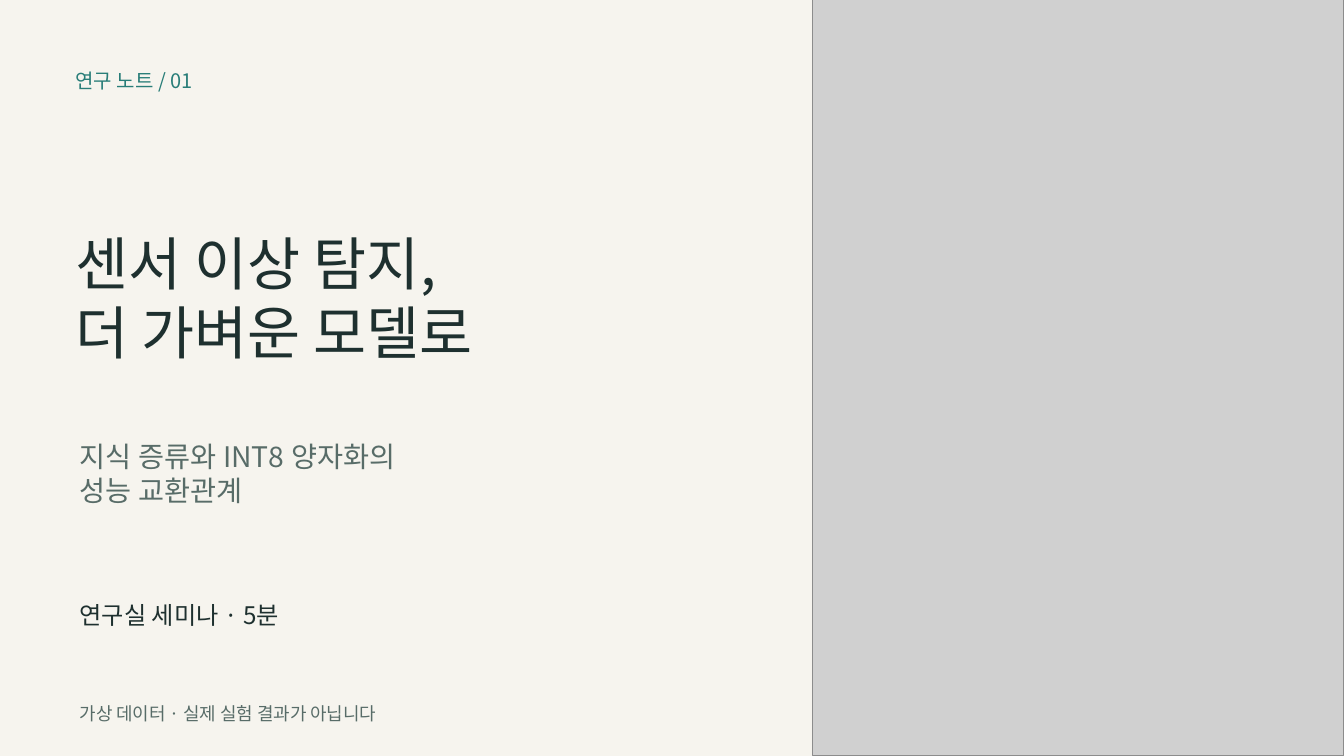
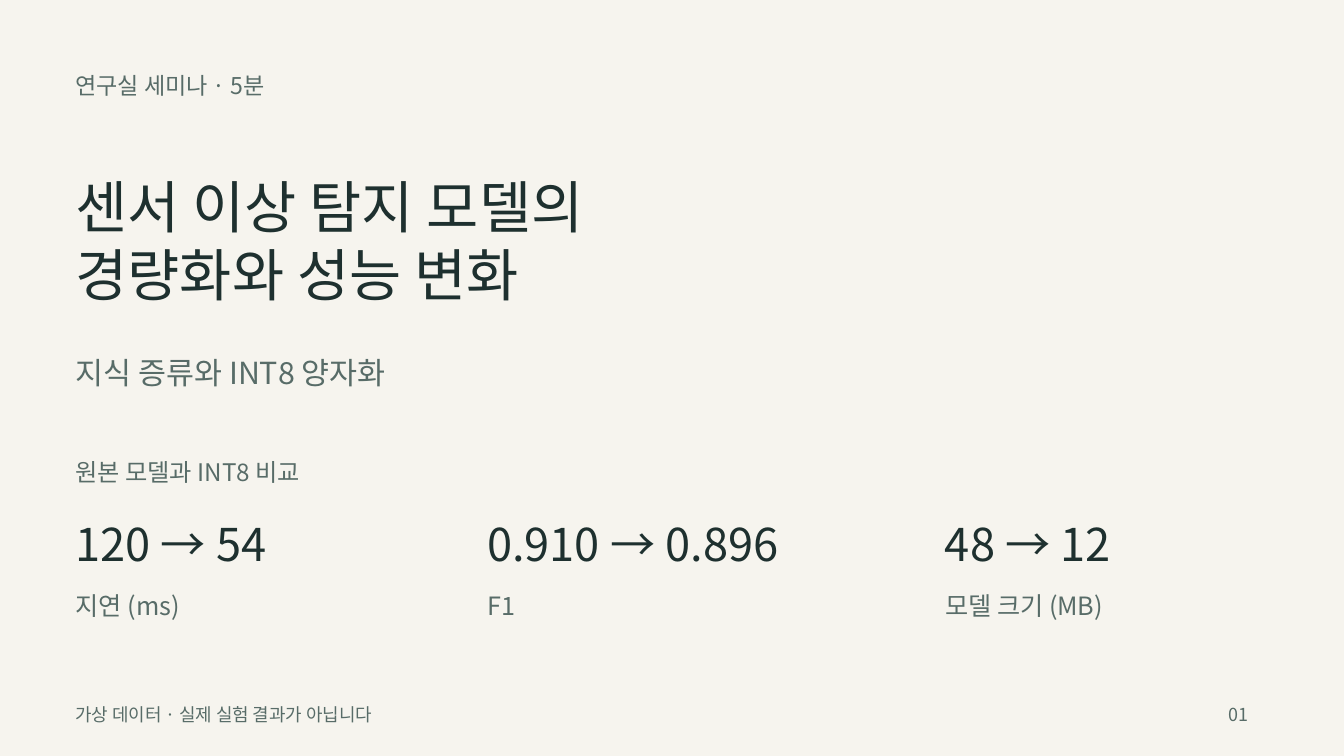
Before and after one commit to ChihyunAhn0309/ppt-art-director, a slide deck: slide 1 of examples/research-seminar/static-ko.pptx. Drawn at 1344x756 pixels with LibreOffice and Linux fonts; fonts in the diff are those of the drawing; grey boxes stand for pictures. Boxes give left, top, right and bottom in pixels: in the first picture for what was removed or moved away, otherwise in the second. Text is boxed around its words. In the diff, an @@ line names an element or a change of style, - is before the commit and + after.

```diff
--- a/examples/research-seminar/static-ko.pptx
+++ b/examples/research-seminar/static-ko.pptx
@@ picture removed at [813,0,1344,756] @@
@@ text "연구실 세미나 · 5분": place and size @@
-text "연구실 세미나 · 5분" at [80,604,279,626]
+text "연구실 세미나 · 5분" at [76,75,265,96]
@@ text "연구실 세미나 · 5분" at [76,75,265,96]: size 17.2 to 16.5 pt, text colour #1E302F to #586C68 @@
@@ text removed at [76,71,192,90] @@
-연구 노트 / 01
@@ text at [76,181,584,301]: text changed; size 41.2 to 40.5 pt @@
-센서 이상 탐지,
-더 가벼운 모델로
+센서 이상 탐지 모델의
+경량화와 성능 변화
@@ text added at [76,359,386,387], 21.8 pt, text #586C68 @@
+지식 증류와 INT8 양자화
@@ text at [76,461,300,483]: text changed; size 20.2 to 17.2 pt @@
-지식 증류와 INT8 양자화의
-성능 교환관계
+원본 모델과 INT8 비교
@@ text added at [76,527,266,562], 32.2 pt, text #1E302F @@
+120 → 54
@@ text added at [487,527,779,562], 32.2 pt, text #1E302F @@
+0.910 → 0.896
@@ text added at [945,527,1111,562], 32.2 pt, text #1E302F @@
+48 → 12
@@ text added at [76,594,180,620], 18 pt, text #586C68 @@
+지연 (ms)
@@ text added at [487,596,515,615], 18 pt, text #586C68 @@
+F1
@@ text added at [945,594,1103,620], 18 pt, text #586C68 @@
+모델 크기 (MB)
@@ text "가상 데이터 · 실제 실험 ...": place and size @@
-text "가상 데이터 · 실제 실험 ..." at [80,705,376,722]
+text "가상 데이터 · 실제 실험 ..." at [76,706,372,723]
@@ text added at [1228,707,1248,721], 12.8 pt, text #586C68 @@
+01
```
Also in this commit, not shown: 4 other slides changed, 39 other files.
